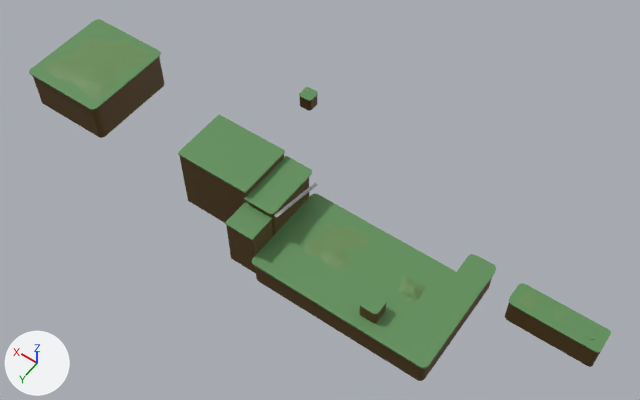
The OBJ model 3DLv3_2023_vs2019/Project/BaseProject/BaseProject/res/Field/GameStage(Worlds_1)/GameStage_1(Stage).obj: old version first, new version second.
Camera for both pictures: a 50 mm lens placed at (-36.0, 247.0, 388.0), pointed at (130.0, 15.0, 23.0). The lights are fixed; the arrows at lower left show +X, +Y and +Z. Where no turn or scale is listed for an object, it has been applied to the vertices.

Names of what the first picture shows: 'Ground_01.003', 'Ground_03.001', '中台右', '中台左', '土台1', '土台2', '立方体.037', '立方体.048', '立方体.052', '開始地点', '高い土台1'.
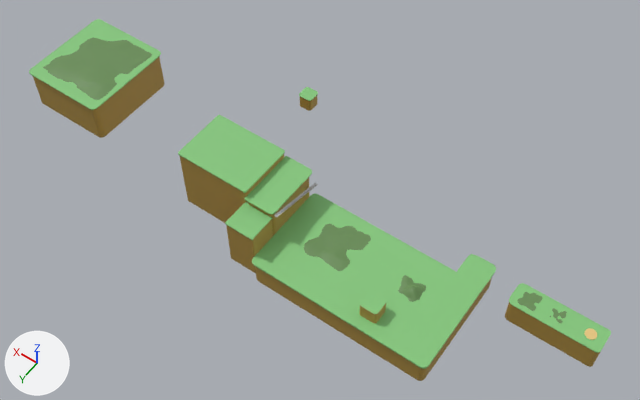
The change, as a list of edits to the scene's bpy script:
```text
Change mat_マテリアル_014:
    mat_マテリアル_014.base_color: (0.0908, 0.0463, 0.00388) -> (0.458, 0.291, 0.0549)  # brown #553d0d -> yellow #b49342
Change mat_マテリアル_015:
    mat_マテリアル_015.base_color: (0.115, 0.274, 0.1) -> (0.234, 0.57, 0.202)  # green #5f8f59 -> green #85c77c
```

Location of each change, (x1, y1, x2, y2) in pixels of the pictures (640 x 400 px):
'土台2', recoloured: (252, 193, 496, 381) in both
'立方体.052', recoloured: (178, 115, 285, 223) in both
'立方体.048', recoloured: (29, 19, 165, 138) in both
'土台1', recoloured: (505, 283, 611, 367) in both
'中台右', recoloured: (245, 156, 312, 236) in both
'中台左', recoloured: (225, 202, 273, 273) in both
'高い土台1', recoloured: (359, 292, 386, 323) in both
'立方体.037', recoloured: (299, 87, 318, 111) in both
'開始地点', recoloured: (584, 328, 597, 340) in both
